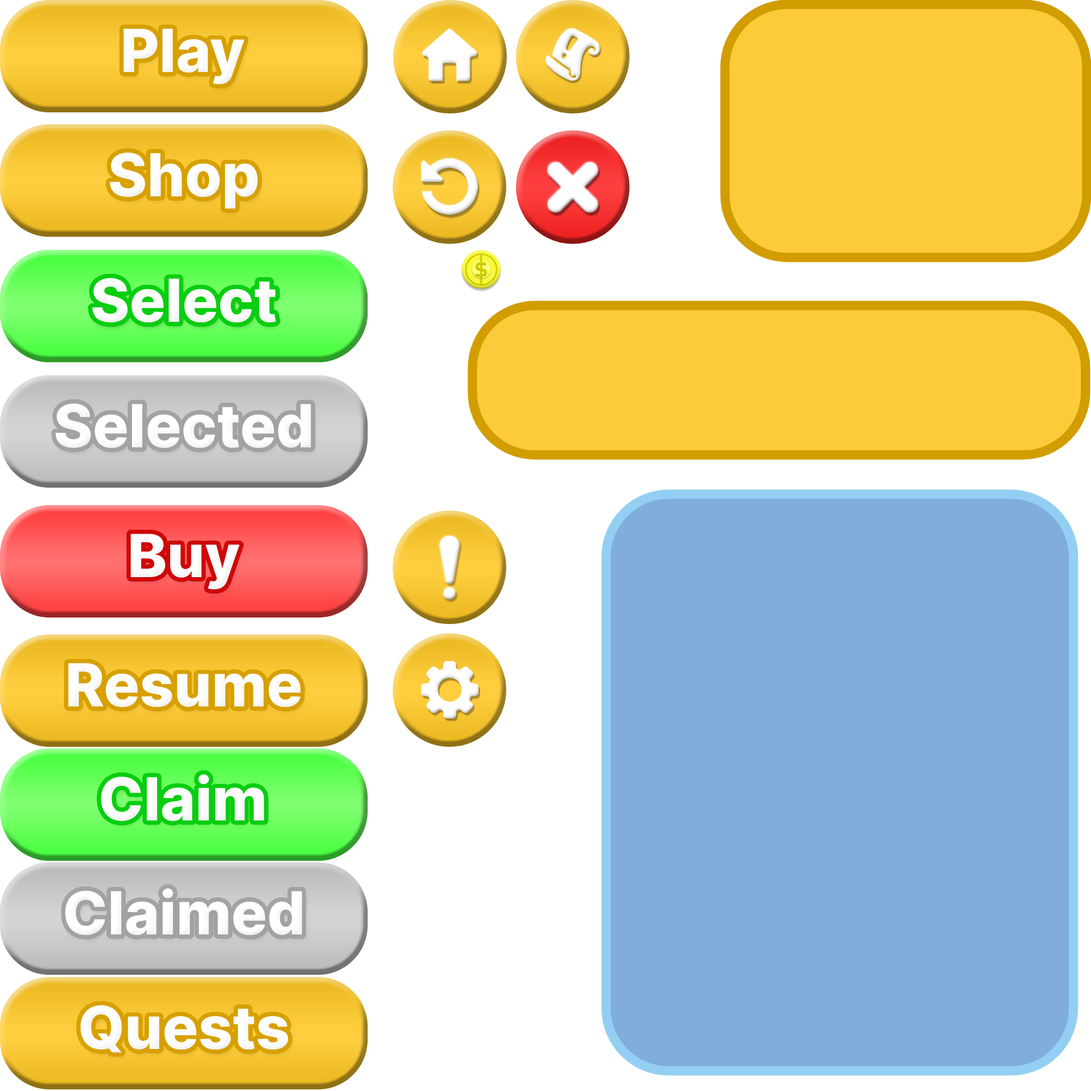
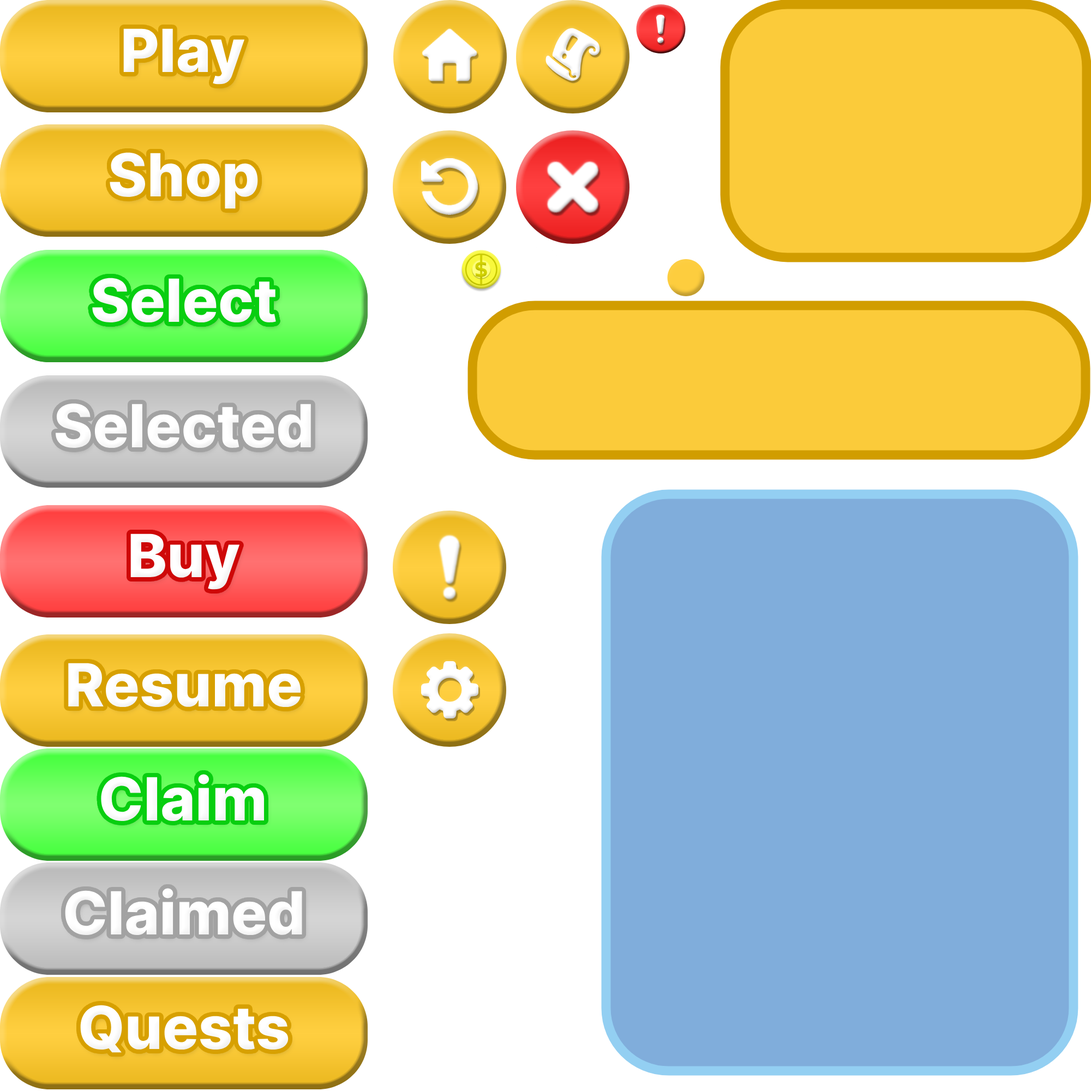
The second 1091 × 1091 image is a revision of the first. Changes to its layers:
added layer "2009949-200" above "Shape 5" over (656, 14, 666, 44)
